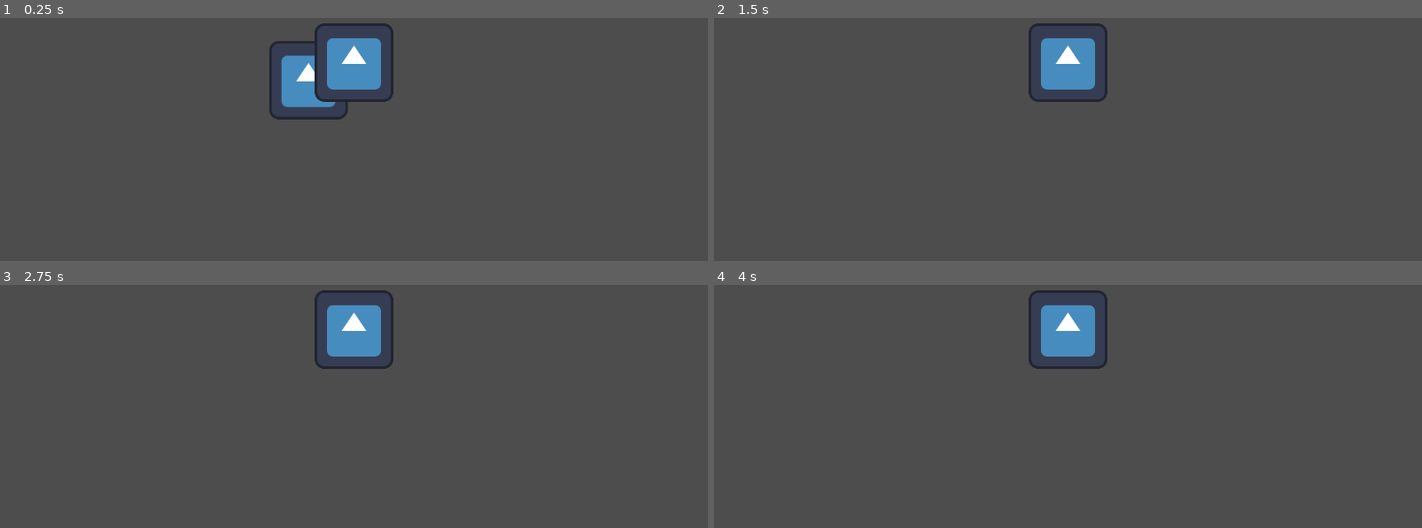
Above: before the commit, frames 1-4 (two rows, left to right).
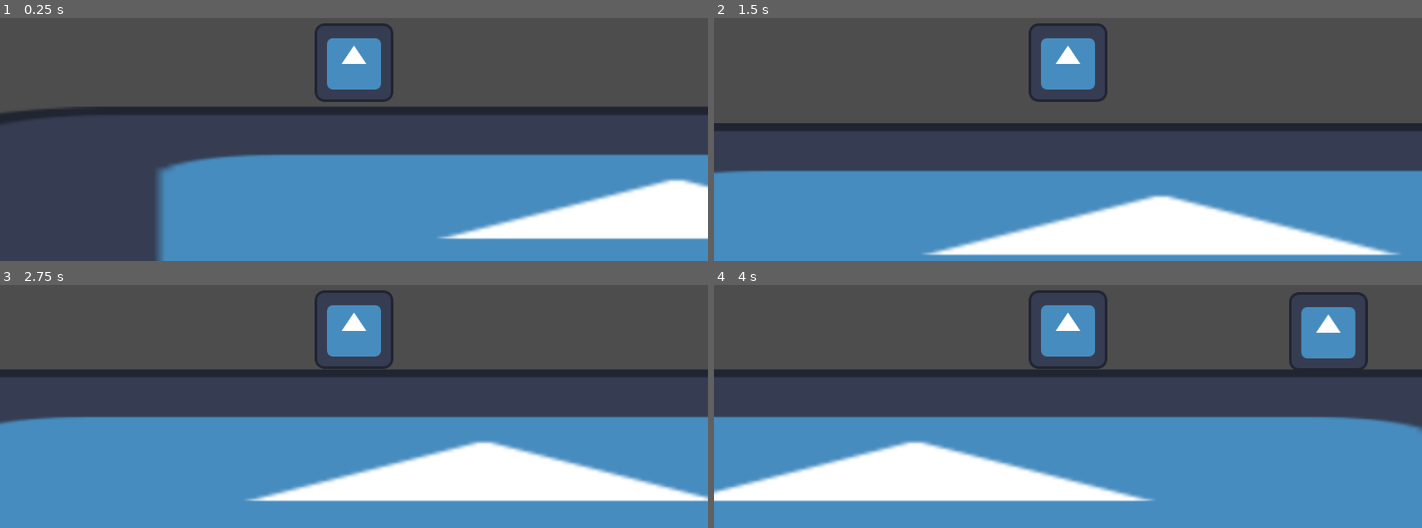
Above: after the commit, the same moments.

Repository: FoxedGuy/rune-ruins
Game: Godot game, scene res://enemy/EnemyTest.tscn
Two runs of this game, one before a commit and one after it. Both use one fixed random seed, a clock stepped at 60 frames per second and the inputs below. This scene is started directly instead of the project's main scene. The engine's default icon, where the game draws it, is replaced by a stand-in: a white triangle on a blue panel in a dark square.
Inputs:
- Up to frame 1 (0.25 s): no input
- Up to frame 2 (1.5 s): hold D (move_right) from 0.53 s (still down); tap W (move_jump) at 0.77 s
- Up to frame 3 (2.75 s): tap W (move_jump) at 1.52 s; release D (move_right) at 2.03 s; hold A (move_left) from 2.03 s (still down)
- Up to frame 4 (4 s): release A (move_left) at 2.78 s; hold D (move_right) from 2.78 s (still down); tap W (move_jump) at 3.02, 3.77 s

The runs differ from the first frame. In frame 1, 39% of the frame differs, in the area x 0-100%, y 9-100%; in frame 2, 41%; in frame 3, 49%; in frame 4, 51%, in the area x 0-100%, y 2-100%.
Error after the commit: Invalid access to property or key 'SPEED' on a base object of type 'CharacterBody2D (Enemy)'. (res://enemy/states/enemy_idle_state.gd:23)

Commit message:
deslopified states, made proper scene, enemy now follows player

Diff:
--- a/enemy/Enemy.gd
+++ b/enemy/Enemy.gd
@@ -6,6 +6,10 @@
 
 @onready
 var sprite = $Sprite2D
+@onready
+var label = $Label
+@onready
+var state_machine = $StateMachine
 
 var health: int
 
@@ -19,3 +23,5 @@
 func get_damage(damage: int) -> void:
 	health -= damage
 	health_changed.emit(health)
+func _process(delta:float)-> void:
+	label.text = state_machine.current_state.to_string()
--- a/enemy/Enemy.tscn
+++ b/enemy/Enemy.tscn
@@ -5,8 +5,11 @@
 [ext_resource type="Texture2D" uid="uid://lo573ehi77hb" path="res://icon.svg" id="2_xgln8"]
 [ext_resource type="Script" uid="uid://dxqn6iv2ojshu" path="res://enemy/states/enemy_idle_state.gd" id="3_xgln8"]
 [ext_resource type="Script" uid="uid://xacj16w2sam8" path="res://enemy/states/enemy_aggro_state.gd" id="4_xp0jm"]
+[ext_resource type="Script" uid="uid://be5frvbwp3osg" path="res://enemy/states/enemy_fall_state.gd" id="6_xp0jm"]
+[ext_resource type="Script" uid="uid://8w5rd2gttjh8" path="res://enemy/states/enemy_jump_state.gd" id="7_vgkeb"]
 
 [sub_resource type="RectangleShape2D" id="RectangleShape2D_vgkeb"]
+size = Vector2(121, 123)
 
 [node name="Enemy" type="CharacterBody2D" unique_id=951354512]
 script = ExtResource("1_80fio")
@@ -15,10 +18,8 @@
 texture = ExtResource("2_xgln8")
 
 [node name="CollisionShape2D" type="CollisionShape2D" parent="." unique_id=1597411814]
+position = Vector2(-0.5, -0.5)
 shape = SubResource("RectangleShape2D_vgkeb")
-
-[node name="Camera2D" type="Camera2D" parent="." unique_id=1681549862]
-ignore_rotation = false
 
 [node name="StateMachine" type="Node" parent="." unique_id=586342772]
 script = ExtResource("2_55d7h")
@@ -29,3 +30,15 @@
 
 [node name="Aggro" type="Node" parent="StateMachine" unique_id=709964797]
 script = ExtResource("4_xp0jm")
+
+[node name="Falling" type="Node" parent="StateMachine" unique_id=1475464540]
+script = ExtResource("6_xp0jm")
+
+[node name="Jumping" type="Node" parent="StateMachine" unique_id=485019744]
+script = ExtResource("7_vgkeb")
+
+[node name="Label" type="Label" parent="." unique_id=1452367346]
+offset_left = -98.0
+offset_top = -125.0
+offset_right = 107.0
+offset_bottom = -64.0
--- a/enemy/EnemyTest.tscn
+++ b/enemy/EnemyTest.tscn
@@ -5,18 +5,24 @@
 [ext_resource type="Texture2D" uid="uid://lo573ehi77hb" path="res://icon.svg" id="3_7k832"]
 
 [sub_resource type="RectangleShape2D" id="RectangleShape2D_7jafe"]
+size = Vector2(2437.5, 419)
 
 [node name="EnemyTest" type="Node2D" unique_id=2115474163]
 
 [node name="Enemy" parent="." unique_id=951354512 instance=ExtResource("1_fduo7")]
+position = Vector2(922, 14)
 
 [node name="Player" parent="." unique_id=779677344 instance=ExtResource("2_7k832")]
+position = Vector2(-275, 23)
 
 [node name="StaticBody2D" type="StaticBody2D" parent="." unique_id=132884285]
+position = Vector2(-240, 2)
 
 [node name="Sprite2D" type="Sprite2D" parent="StaticBody2D" unique_id=1479374682]
+position = Vector2(490, 330.5)
+scale = Vector2(19.125, 3.2578125)
 texture = ExtResource("3_7k832")
 
 [node name="CollisionShape2D" type="CollisionShape2D" parent="StaticBody2D" unique_id=846250562]
-position = Vector2(579, 4880)
+position = Vector2(493, 331)
 shape = SubResource("RectangleShape2D_7jafe")
--- a/enemy/states/enemy_aggro_state.gd
+++ b/enemy/states/enemy_aggro_state.gd
@@ -1,21 +1,18 @@
 extends EnemyState
 
-var player: CharacterBody2D
 
 func _enter(previous_state_path: String, data := {}) -> void:
-	player = get_tree().get_first_node_in_group("Player")
+	print("player spotted")
 
 func update_physics(_delta:float)->void:
-	if not player:
-		return
-
 	var direction = player.global_position - enemy.global_position
 	if not enemy.is_on_floor():
 		enemy.velocity += enemy.get_gravity() * _delta
 	if direction.length() >10:
+		enemy.velocity = direction.normalized() * enemy.SPEED
 		var player_is_above = player.global_position.y < enemy.global_position.y - 16
 		if (player_is_above or enemy.is_on_wall()) and enemy.is_on_floor():
-			finished.emit(self, "Jump", { "return_state": "Aggro" })
+			finished.emit(JUMPING)
 
 		if enemy.is_on_wall() and enemy.is_on_floor():
 			enemy.velocity.y = enemy.JUMP_FORCE
@@ -23,6 +20,3 @@
 		enemy.velocity.x = 0
 
 	enemy.move_and_slide()
-
-	if direction.length() > 10:
-		finished.emit(self,"Idle")
--- a/enemy/states/enemy_fall_state.gd
+++ b/enemy/states/enemy_fall_state.gd
@@ -1,12 +1,9 @@
 extends EnemyState
-var return_state : String
+
 func _enter(previous_state_path: String, data := {}) -> void:
-	return_state = data.get("return_state","Aggro")
-
+	pass
 func update_physics(delta: float) -> void:
-	if not enemy:
-		return
 	enemy.velocity += enemy.get_gravity() * delta
 	enemy.move_and_slide()
 	if enemy.is_on_floor():
-		finished.emit(self,return_state)
+		finished.emit(IDLE)
--- a/enemy/states/enemy_idle_state.gd
+++ b/enemy/states/enemy_idle_state.gd
@@ -2,34 +2,30 @@
 
 var move_direction : Vector2
 var wander_time : float
-var player : CharacterBody2D
 
 func rand_wander():
 	move_direction = Vector2(randf_range(-2,2), 0).normalized()
 	wander_time = randf_range(1,3)
 
 func _enter(previous_state_path: String, data := {}) -> void:
-	player = get_tree().get_first_node_in_group("Player")
-	rand_wander()
-func Update(delta:float):
-	if wander_time > 0:
-		wander_time -= delta
-	else:
-		rand_wander()
+	pass
+	#rand_wander()
 
 func update_physics(_delta: float) -> void:
-	if not enemy or not player:
-		return
+
 	if not enemy.is_on_floor():
-		enemy.velocity += enemy.get_gravity() * _delta
+		finished.emit(FALLING)
+
+	if enemy.is_on_wall():
+		move_direction.x *= -1
+
+	enemy.velocity += enemy.get_gravity() * _delta
 	enemy.velocity = move_direction * enemy.SPEED
-	if enemy.is_on_wall() and enemy.is_on_floor():
-		move_direction.x *= -1
-		finished.emit(self, "Jump", { "return_state": "Idle" })
+
 
 	enemy.move_and_slide()
 
 	var direction = player.global_position - enemy.global_position
 
-	if direction.length() < 20:
-		finished.emit(self,"Aggro")
+	if direction.length() < 200:
+		finished.emit(AGGRO)
--- a/enemy/states/enemy_jump_state.gd
+++ b/enemy/states/enemy_jump_state.gd
@@ -1,9 +1,7 @@
 extends EnemyState
 
-var return_state : String
 
 func _enter(previous_state_path: String, data := {}) -> void:
-	return_state = data.get("return_state", "Aggro")
 	enemy.velocity.y = enemy.JUMP_VELOCITY
 
 func update_physics(_delta: float) -> void:
@@ -13,4 +11,4 @@
 	enemy.move_and_slide()
 
 	if enemy.velocity.y > 0:
-		finished.emit(self,"Fall",{"return_state":return_state})
+		finished.emit(FALLING)
--- a/enemy/states/enemy_state.gd
+++ b/enemy/states/enemy_state.gd
@@ -3,12 +3,15 @@
 
 const IDLE = "Idle"
 const AGGRO = "Aggro"
-#const FALLING = "Falling"
-#const JUMPING = "Jumping"
+const FALLING = "Falling"
+const JUMPING = "Jumping"
 
 var enemy: Enemy
+var player: Player
 
 func _ready() -> void:
 	await owner.ready
 	enemy = owner as Enemy
+	player = enemy.get_parent().get_node("Player")
+	assert(player != null,"Player needs to exist")
 	assert(enemy != null, "Something went wrong...")
